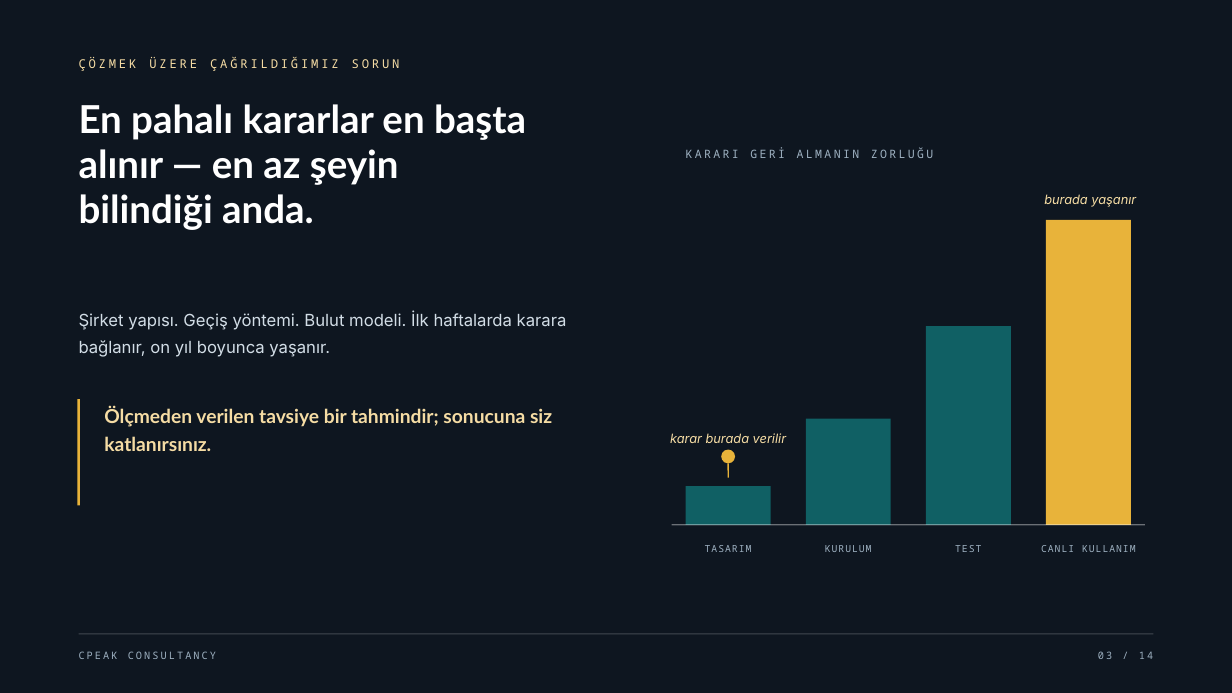
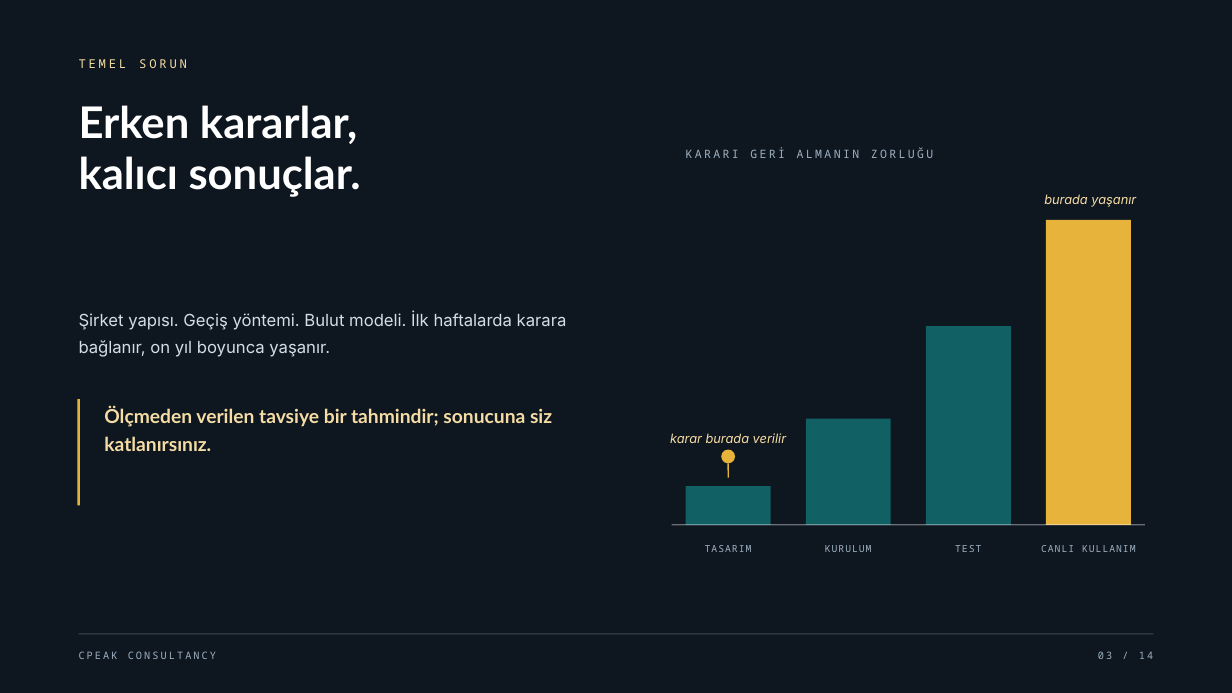
Before and after one commit to narinygt/Default, a slide deck: slide 3 of presentation/CPeak-Consultancy-Kurumsal-Sunum-TR.pptx. Drawn at 1232x693 pixels with LibreOffice and Linux fonts; fonts in the diff are those of the drawing; background and template pictures are left out. Boxes give left, top, right and bottom in pixels: in the first picture for what was removed or moved away, otherwise in the second. Text is boxed around its words. In the diff, an @@ line names an element or a change of style, - is before the commit and + after.

```diff
--- a/presentation/CPeak-Consultancy-Kurumsal-Sunum-TR.pptx
+++ b/presentation/CPeak-Consultancy-Kurumsal-Sunum-TR.pptx
@@ text at (79, 59, 187, 68): text changed @@
-ÇÖZMEK ÜZERE ÇAĞRILDIĞIMIZ SORUN
+TEMEL SORUN
@@ text at (79, 105, 361, 197): text changed; size 30 to 34 pt @@
-En pahalı kararlar en başta
-alınır — en az şeyin
-bilindiği anda.
+Erken kararlar,
+kalıcı sonuçlar.
```
Also in this commit, not shown: 13 other slides changed, 4 other files.
